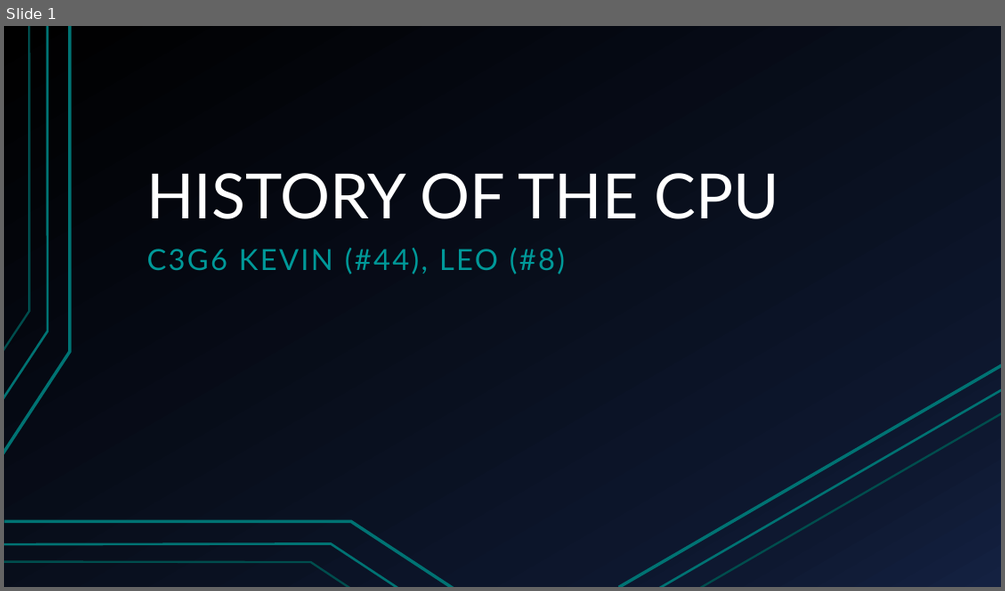
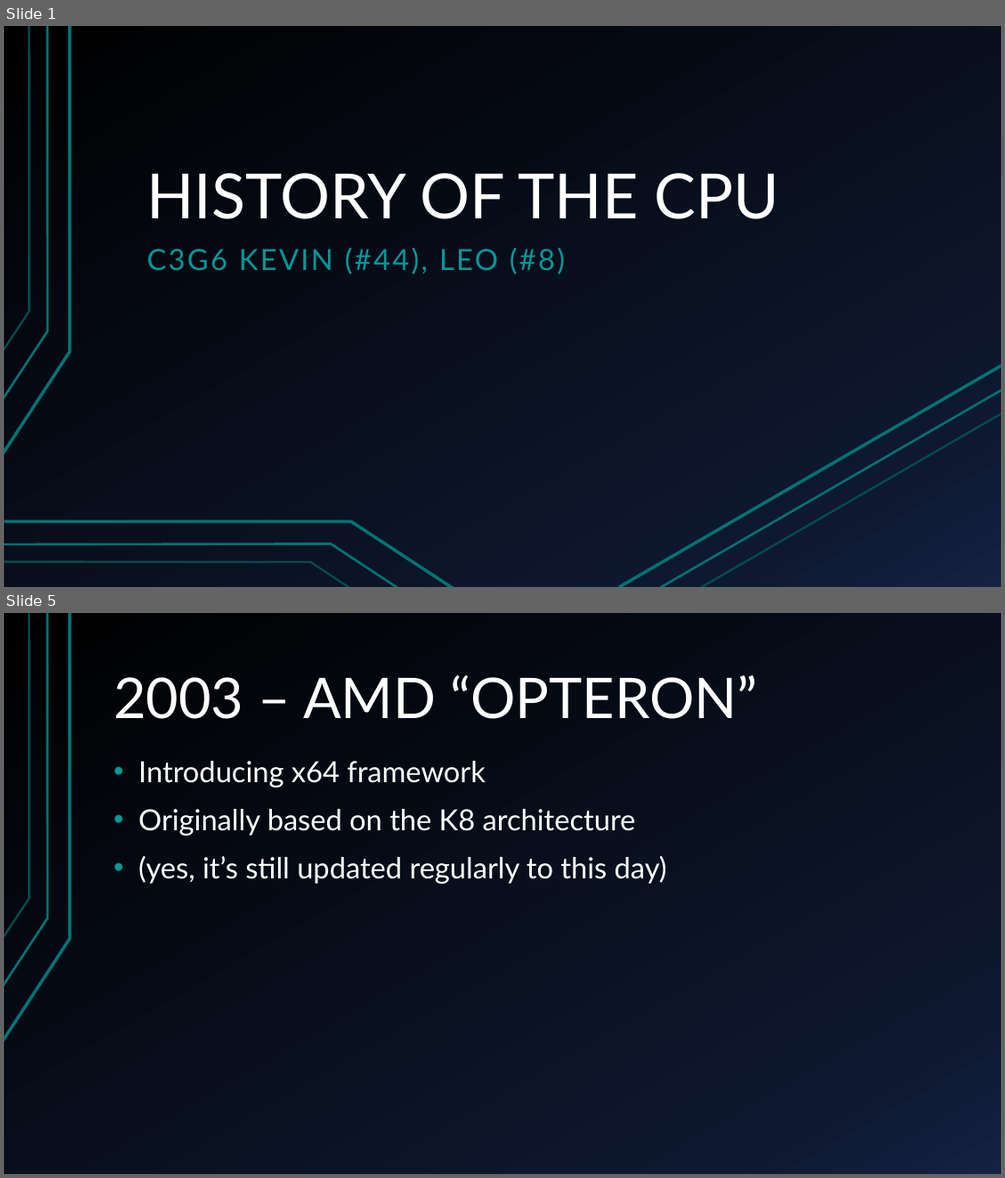
Before and after one commit to pythonleo/EnglishProject, a slide deck: template.pptx. Shown one above the other, each under a label of ours: slide 1 before the commit, slides 1 and 5 after it; the slides between them are not shown. The pictures are 1005x591 and 1005x1178 pixels, drawn with LibreOffice and Linux fonts; fonts in the diff are those of the drawing. Boxes give left, top, right and bottom in pixels: in the first picture for what was removed or moved away, otherwise in the second. Text is boxed around its words. In the diff, an @@ line names an element or a change of style, - is before the commit and + after.

```diff
--- a/template.pptx
+++ b/template.pptx
@@ slide 5 added at box(4, 613, 1001, 1174), background gradient #000000 to #0F1931 to #142242; not listed: 3 template elements that a slide beside it also shows @@
@@ title added at box(113, 675, 757, 719), 54 pt, text #FFFFFF @@
+2003 – AMD “OPTERON”
@@ text added at box(138, 761, 667, 884), 28 pt, text #FFFFFF @@
+• Introducing x64 framework
+• Originally based on the K8 architecture
+• (yes, it’s still updated regularly to this day)
```
Also in this commit, not shown: 1 slide changed, 2 other slides added, 1 other file.
